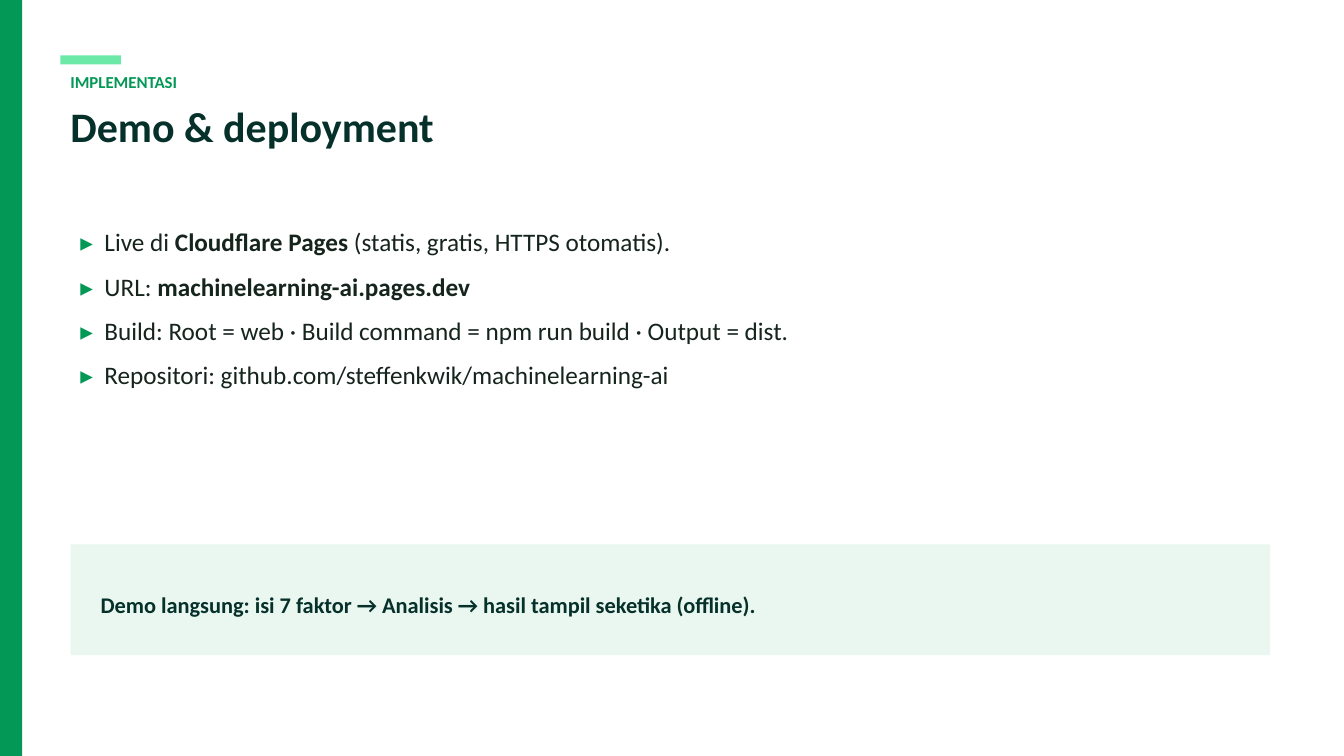
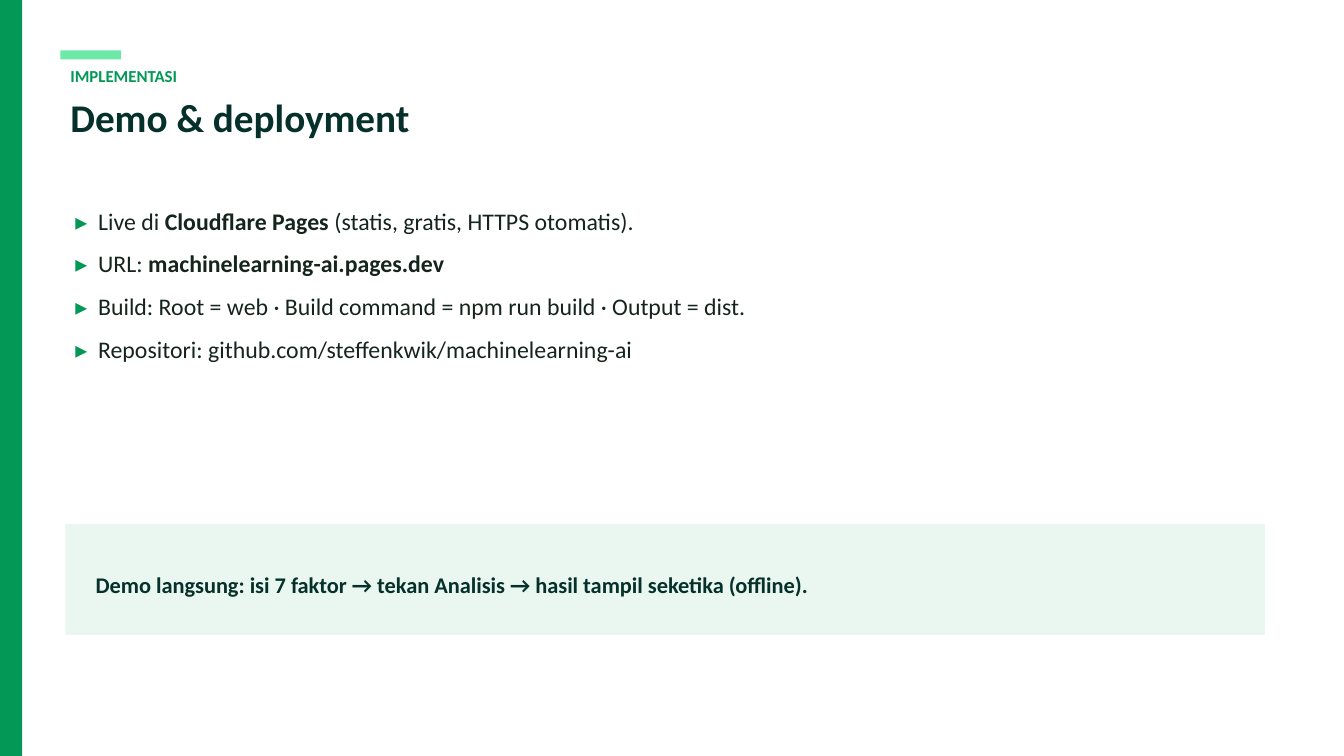
Before and after one commit to steffenkwik/machinelearning-ai, a slide deck: slide 13 of StuntCare_AI_Presentation.pptx. Drawn at 1344x756 pixels with LibreOffice and Linux fonts; fonts in the diff are those of the drawing. Boxes give left, top, right and bottom in pixels: in the first picture for what was removed or moved away, otherwise in the second. Text is boxed around its words. In the diff, an @@ line names an element or a change of style, - is before the commit and + after.

```diff
--- a/StuntCare_AI_Presentation.pptx
+++ b/StuntCare_AI_Presentation.pptx
@@ rectangle: place and size @@
-rectangle at (60,55,121,65)
+rectangle at (60,50,121,59)
@@ text "Demo & deployment": place and size @@
-text "Demo & deployment" at (70,112,434,149)
+text "Demo & deployment" at (70,104,409,138)
@@ text "Demo & deployment" at (70,104,409,138): size 30 to 28 pt @@
@@ text "IMPLEMENTASI": place and size @@
-text "IMPLEMENTASI" at (70,77,177,88)
+text "IMPLEMENTASI" at (70,71,177,82)
@@ text "▸ Live di Cloudflare Pages ...": place and size @@
-text "▸ Live di Cloudflare Pages ..." at (104,232,788,389)
+text "▸ Live di Cloudflare Pages ..." at (98,212,745,362)
@@ text "▸ Live di Cloudflare Pages ..." at (98,212,745,362): size 18 to 17 pt @@
@@ rectangle: place and size @@
-rectangle at (71,544,1270,655)
+rectangle at (66,524,1265,635)
@@ text at (96,576,808,597): text changed @@
-Demo langsung: isi 7 faktor → Analisis → hasil tampil seketika (offline).
+Demo langsung: isi 7 faktor → tekan Analisis → hasil tampil seketika (offline).
```
Also in this commit, not shown: 7 other slides changed, 6 slides added, 6 slides removed, 7 other files.
